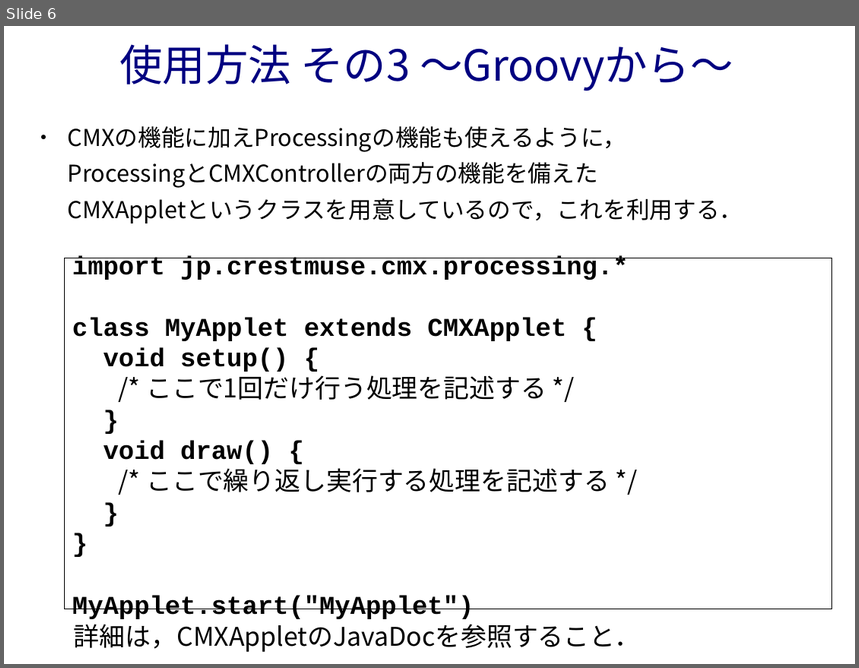
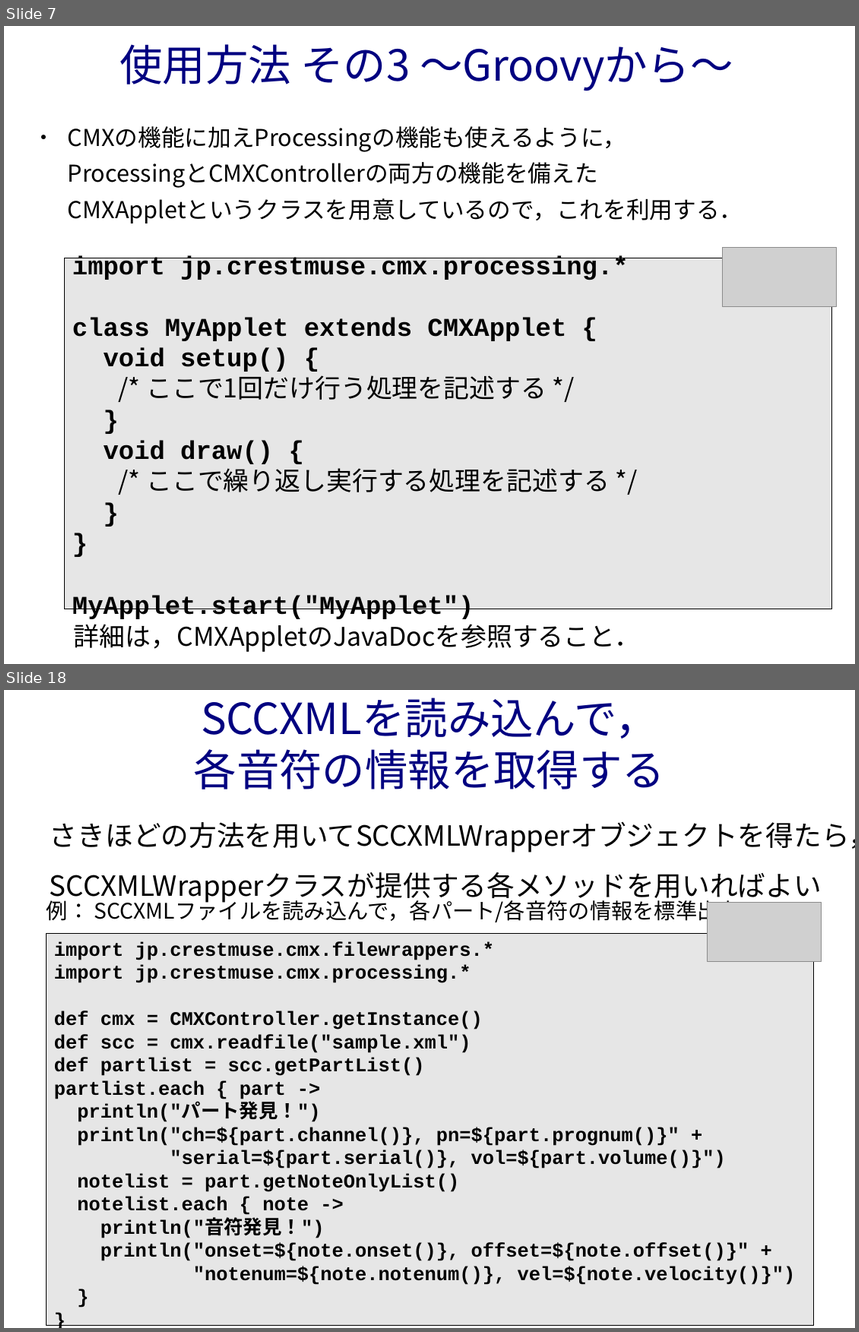
Before and after one commit to kitaharalab/cmx, a slide deck: readme.odp. Shown one above the other, each under a label of ours: slide 6 before the commit, slides 7 and 18 after it; the slides between them are not shown. The pictures are 859x668 and 859x1332 pixels, drawn with LibreOffice and Linux fonts; fonts in the diff are those of the drawing; grey boxes stand for pictures. Boxes give left, top, right and bottom in pixels: in the first picture for what was removed or moved away, otherwise in the second. Text is boxed around its words. In the diff, an @@ line names an element or a change of style, - is before the commit and + after.

```diff
--- a/readme.odp
+++ b/readme.odp
@@ slide 18 added at [4, 690, 855, 1328], background #FFFFFF @@
@@ title added at [194, 698, 665, 790], 40 pt, text #000080 @@
+SCCXMLを読み込んで，
+各音符の情報を取得する
@@ text added at [50, 821, 855, 904], 26 pt, text #000000 @@
+さきほどの方法を用いてSCCXMLWrapperオブジェクトを得たら，
+SCCXMLWrapperクラスが提供する各メソッドを用いればよい
@@ text added at [47, 897, 740, 924], 20 pt, text #000000 @@
+例： SCCXMLファイルを読み込んで，各パート/各音符の情報を標準出力
@@ picture added at [708, 902, 822, 962] @@
@@ rectangle added at [47, 933, 814, 1325], fill #E6E6E6, outline #000000 0 pt, 18 pt, text #000000, bold @@
+import jp.crestmuse.cmx.filewrappers.*
+import jp.crestmuse.cmx.processing.*
+def cmx = CMXController.getInstance()
+def scc = cmx.readfile("sample.xml")
+def partlist = scc.getPartList()
+partlist.each { part ->
+println("パート発見！")
+println("ch=${part.channel()}, pn=${part.prognum()}" +
+"serial=${part.serial()}, vol=${part.volume()}")
+notelist = part.getNoteOnlyList()
+notelist.each { note ->
+println("音符発見！")
+println("onset=${note.onset()}, offset=${note.offset()}" +
+"notenum=${note.notenum()}, vel=${note.velocity()}")
+}
+}
@@ what was slide 6 is now slide 7 @@
@@ slide 7 changed as well @@
@@ picture added at [723, 248, 838, 307] @@
@@ rectangle "import jp.crestmuse.cmx.processing.*" at [65, 259, 833, 610]: fill none to #E6E6E6 @@
```
Also in this commit, not shown: 1 other slide changed, 12 other slides added, 9 other files.
